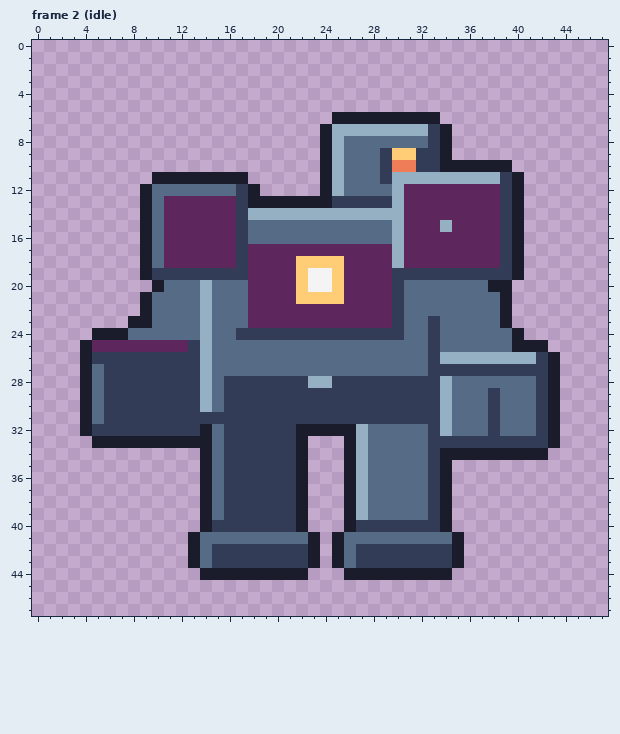
Two versions of one pixel-art file, assets/sprites/enemies/brute_golem/brute_golem.aseprite. Above is the file before it was changed.
48x48 pixels, 16 frames. Shown: frame 2 (idle). The commit also changed other frames, which this record leaves out.
The result:
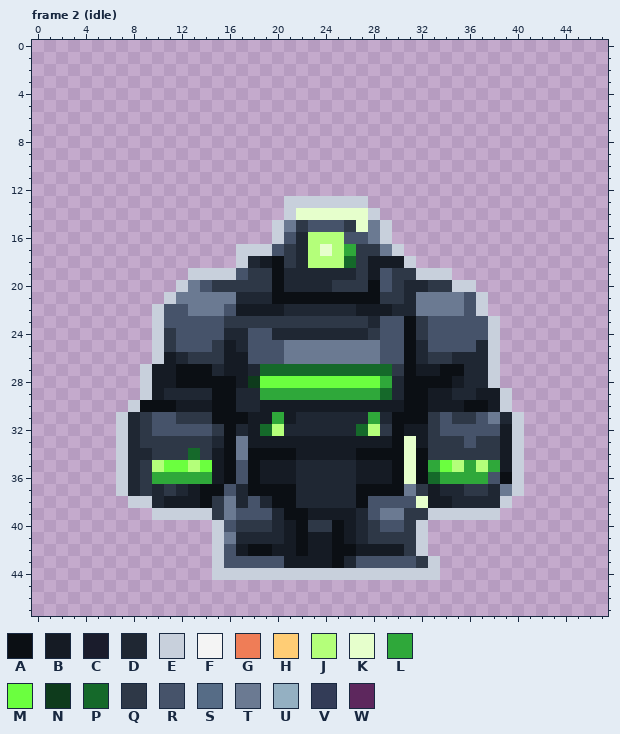
Palette (. is transparent): A #0b0f14  B #151b24  C #1a1c2c  D #1f2733  E #c8d0dc  F #f4f4f4  G #ef7d57  H #ffcd75  J #b4ff7a  K #e6ffcc  L #2fa83a  M #6bff3f  N #0e3b1c  P #15692a  Q #2e3847  R #46536a  S #566c86  T #6b7a92  U #94b0c2  V #333c57  W #5d275d
Change:
Changed rows in their new state; - is an unchanged pixel.
Frame 2 (idle):
first column x 4:
 6 ---------------------.........----------
 7 --------------------...........---------
 8 --------------------...........---------
 9 --------------------...........---------
10 --------------------................----
11 ------........------.................---
12 -----..........-----.................---
13 -----............EEEEEEE.............---
14 -----............EKKKKKKE............---
15 -----...........ETQRRRQKTE...........---
16 -----...........ERDJJJRRTE...........---
17 -----........EEERQDJKJLQQTE..........---
18 -----........EDBAQDJJJPQBBBE.........---
19 -----....EEEERQQADDDDDDQBRQQEEE......---
20 ------..ETRQQQQQADDDDQQQARQDDQQEE...----
21 -----..ETTTTTDDDAAAAAAAAAQQDTTTTRE..----
22 -----.ERRTTTRBBBBDDDDDDBBBDDTTTTRE..----
23 ----..ERRRRRQQQQQQQQQQQQDRRAQRRRRRE.----
24 -.....EQRRRRDDRRDDDDDDDDQRRAQRRRRRE..---
25 ......EQRRRQBDRRRTTTTTTTTRRADRRRRDE....-
26 ......EBDQQQBBRRRTTTTTTTTRRADQQDDDE.....
27 .....EBBAAADBBDPPPPPPPPPPPQABBAADDE.....
28 .....EBBAAAAABNMMMMMMMMMMLDAAAABDDE.....
29 .....EBDDDDAADDLLLLLLLLLLPDAABBDDBBE....
30 ....EAAABBBAADDBBBBBBBBBBBBAABBBAABE....
31 ...EDQRRQQQAAABBLBDDDDDDLDAAAQRQQRTDE...
32 ...EDQRRRRRQADBPJDDDDDDPJQABBQRRRRRBE...
33 -..EDQQQQQQDATBBBBBBBBBBBBAKBQQQRQQBE...
34 ---EDDQQQPQBATAAAABBBBBAAAAKAQQQQQQBE..-
35 ---EDQJMMJMBARABBBDDDDDBBBAKALMJLJLBE---
36 ---EDQLLLLLBARABBBDDDDDBBBAKAPLLLLRAE---
37 ---EDQDQDBAARDAAAADDDDDAAAATQBDDQQDTE---
38 ----EEDBBBAQTDRDAADDDDDARRRRKBBDDDDE----
39 ------EEEEEQTRRRDAABBBBDRTTQQEEEEEE-----
40 ----------.ERQQQDBAQQABDQRRQE..---------
41 ---------..ETDDDDBABBABDQQQQE...--------
42 ---------..ERBAABBABBAABBBBQE...--------
43 ---------..ERRRRRBBBBADRRRRRQE..--------
44 ----------.EEEEEEEEEEEEEEEEEEE.---------
